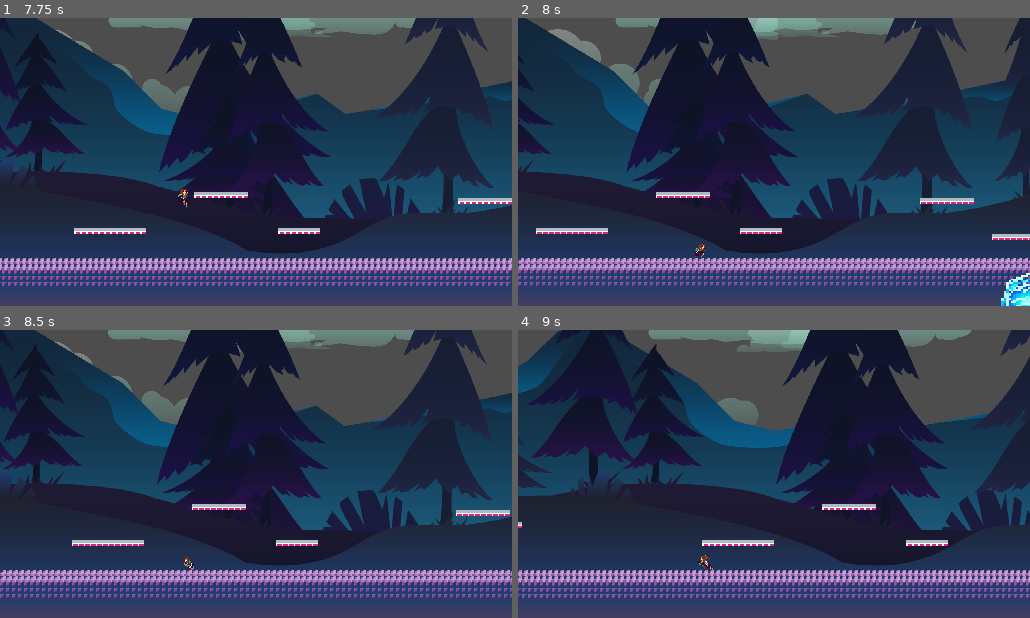
Above: before the commit, frames 1-4 (two rows, left to right).
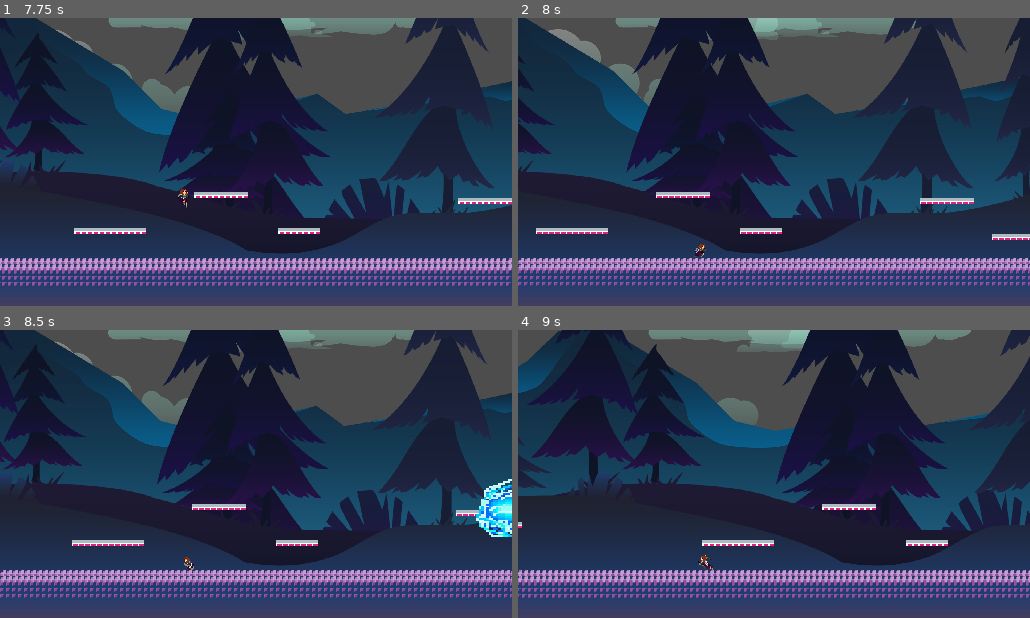
Above: after the commit, the same moments.

Repository: BaoQui/Pablo-s-Adventure
Game: Godot game, scene res://Level3.tscn
Two runs of this game, one before a commit and one after it. Both use one fixed random seed, a clock stepped at 60 frames per second and the inputs below. This scene is started directly instead of the project's main scene.
Inputs (mouse positions are in pixels of both pictures, inside the frame that each line leads up to):
- Up to frame 1 (7.75 s): tap Enter (ui_accept) at 0.5, 0.77, 1.52, 3.02, 3.77, 4.52, 6.02, 6.77, 7.52 s; move the mouse to (230, 219) at 0.52 s; hold Right (ui_right) 0.53-2.03 s; click (230, 219) at 0.67 s; move the mouse to (409, 205) at 1.27 s; move the mouse to (102, 118) at 2.02 s; hold Left (ui_left) 2.03-4.28 s; move the mouse to (281, 162) at 2.77 s; click (281, 162) at 2.92 s; move the mouse to (179, 90) at 3.52 s; move the mouse to (368, 147) at 4.27 s; hold Right (ui_right) from 4.28 s (still down); move the mouse to (153, 176) at 5.02 s; click (153, 176) at 5.17 s; move the mouse to (307, 98) at 5.77 s; move the mouse to (230, 219) at 6.52 s; move the mouse to (409, 205) at 7.27 s; click (409, 205) at 7.42 s
- Up to frame 2 (8 s): keep holding Right (ui_right)
- Up to frame 3 (8.5 s): move the mouse to (102, 430) at 8.02 s; release Right (ui_right) at 8.03 s; hold Left (ui_left) from 8.03 s (still down)
- Up to frame 4 (9 s): keep holding Left (ui_left); move the mouse to (799, 474) at 8.77 s

Frame 1 is identical in both runs. In frame 2, 0.5% of the frame differs, in the area x 94-100%, y 88-100%; in frame 3, 1.0%, in the area x 92-100%, y 51-72%; in frame 4, nothing differs.

Commit message:
laser alignment

Diff:
--- a/EyeBoss.gd
+++ b/EyeBoss.gd
@@ -7,11 +7,11 @@
 
 # Movement between lanes
 @export var move_speed: float = 180.0   # pixels/sec vertically
-@export var dwell_time: float = 0.8     # pause at each lane
+@export var dwell_time: float = 4.0     # pause 4s at each lane before moving
 
 # Laser
-@export var laser_scene: PackedScene     # assign LaserBeam.tscn on THIS Level2 instance
-@export var shoot_interval: float = 1.75 # seconds between shots
+@export var laser_scene: PackedScene     # assign LaserBeam.tscn in the boss instance
+@export var shoot_interval: float = 2.0  # seconds between shots
 
 # Health
 @export var health: int = 200
@@ -39,7 +39,7 @@
 	if bottom_y == 0.0:
 		bottom_y = mid_y + 40.0
 
-	_lane_list = [top_y, mid_y, bottom_y, mid_y]
+	_lane_list = PackedFloat32Array([top_y, mid_y, bottom_y, mid_y])
 	_lane_index = 0
 	_target_y = _lane_list[_lane_index]
 	_moving = true
@@ -51,12 +51,12 @@
 	_shoot_timer.wait_time = shoot_interval
 	_shoot_timer.process_mode = Node.PROCESS_MODE_ALWAYS
 	add_child(_shoot_timer)
-	_shoot_timer.timeout.connect(_on_shoot_timeout)
+	_shoot_timer.timeout.connect(Callable(self, "_on_shoot_timeout"))
 	_shoot_timer.start()
 
 	if laser_scene == null:
-		push_warning("[EyeBoss] laser_scene is NOT assigned on this Level2 instance.")
-	print("[EyeBoss] Ready. shoot_interval = ", shoot_interval)
+		push_warning("[EyeBoss] laser_scene is NOT assigned on this boss instance.")
+	print("[EyeBoss] Ready. shoot_interval = ", shoot_interval, " dwell_time = ", dwell_time)
 
 func _physics_process(delta: float) -> void:
 	# Float toward target lane
@@ -85,25 +85,26 @@
 		return
 
 	var beam := laser_scene.instantiate()
-	# We accept Area2D or Node2D; LaserBeam.tscn should be Area2D.
 	if not (beam is Node2D):
 		push_error("[EyeBoss] laser_scene root must be Node2D/Area2D.")
 		return
 
-	# Center the beam on the boss's current X and Y
+	# Place beam at boss X/Y initially
 	(beam as Node2D).global_position = Vector2(global_position.x, global_position.y)
 
-	# Add to the current level scene (fallback to root)
+	# Add to current scene (fallback to root)
 	var parent := get_tree().current_scene
 	if parent == null:
 		parent = get_tree().root
 	parent.add_child(beam)
 
-	# Optional: if your LaserBeam has an 'owner_boss' property, set it:
-	if beam.has_method("set"):
-		beam.set("owner_boss", self)
+	# Pass boss reference
+	if beam is Area2D:
+		(beam as Area2D).owner_boss = self
 
-	# Debug
+	print("[EyeBoss] Laser fired @ ", (beam as Node2D).global_position)
+
+
 	print("[EyeBoss] Laser fired @ ", (beam as Node2D).global_position)
 
 # -------- Damage --------
--- a/LaserBeam.gd
+++ b/LaserBeam.gd
@@ -10,7 +10,10 @@
 @export var beam_width: float = 140.0    # used when full_width = false
 @export var beam_height: float = 42.0
 
-# Collision layers (EnemyAttack=2, Player=1)
+# Boss to follow (so Y matches exactly)
+@export var owner_boss: Node2D
+
+# Collision layers (EnemyAttack=2, Player=1) — adjust to your project
 const LAYER_ENEMY_ATTACK := 1 << 2
 const MASK_PLAYER := 1 << 1
 
@@ -29,8 +32,9 @@
 	_size_shape()
 
 	# Connect overlap signal (physics decides if we hit)
-	if not body_entered.is_connected(_on_body_entered):
-		body_entered.connect(_on_body_entered)
+	var cb := Callable(self, "_on_body_entered")
+	if not body_entered.is_connected(cb):
+		body_entered.connect(cb)
 
 	# Arm after windup; then deactivate after active_time
 	var t1 := get_tree().create_timer(windup_time)
@@ -46,6 +50,13 @@
 			queue_free()
 		)
 	)
+
+func _process(_delta: float) -> void:
+	# Keep laser Y exactly equal to boss Y every frame (if we have a boss)
+	if owner_boss:
+		global_position.y = owner_boss.global_position.y
+		# If you want the beam to also lock X to the boss, uncomment:
+		# global_position.x = owner_boss.global_position.x
 
 func _get_or_make_shape() -> CollisionShape2D:
 	for c in get_children():
@@ -65,7 +76,6 @@
 	rect.size = Vector2(width, beam_height)
 	_shape.shape = rect
 	_shape.position = Vector2.ZERO
-	# No visuals; the collision box alone defines hits
 
 func _on_body_entered(body: Node) -> void:
 	# Physics says we overlapped; only apply during active window
@@ -74,4 +84,4 @@
 	# Be strict: require Player group and take_damage method
 	if body.is_in_group("Player") and body.has_method("take_damage"):
 		body.call("take_damage", damage, global_position)
-		_did_damage = true   # comment this out if you want damage every overlap
+		_did_damage = true   # comment this out if you want damage on every overlap
--- a/LaserBeam.tscn
+++ b/LaserBeam.tscn
@@ -12,11 +12,11 @@
 script = ExtResource("1_5wvum")
 
 [node name="CollisionShape2D" type="CollisionShape2D" parent="."]
-position = Vector2(443.25, 150.5)
+position = Vector2(690, 121)
 shape = SubResource("RectangleShape2D_yqymq")
 
 [node name="Sprite2D" type="Sprite2D" parent="."]
-position = Vector2(700, 150.5)
+position = Vector2(661, 120)
 scale = Vector2(0.160556, 0.116809)
 texture = ExtResource("2_iwnfa")
 offset = Vector2(200, 0)
